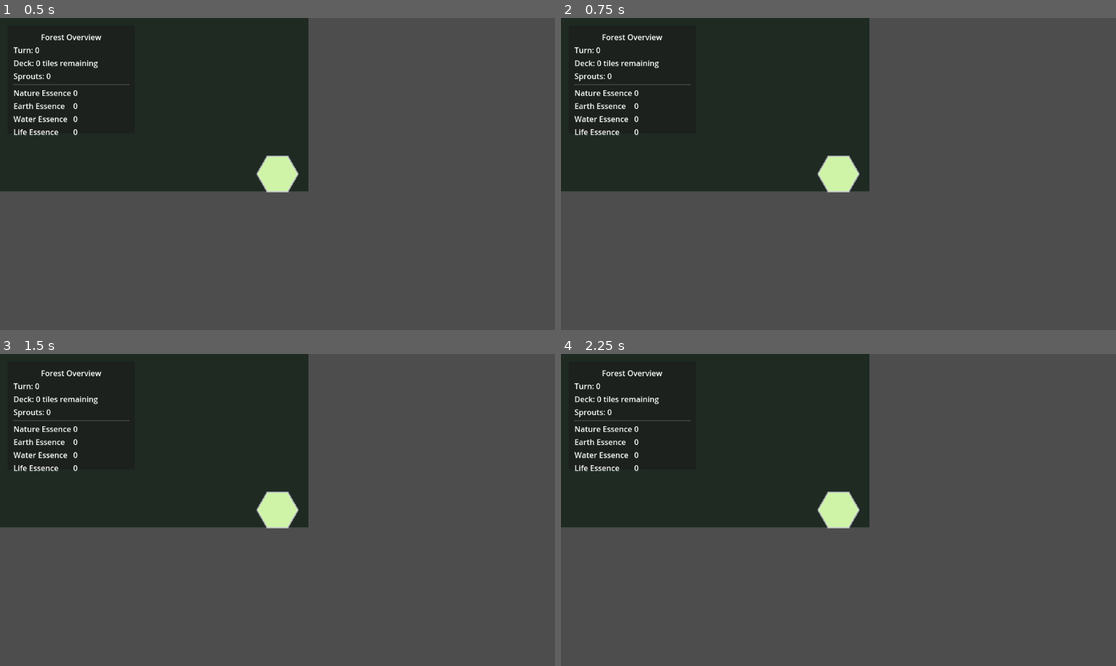
Above: before the commit, frames 1-4 (two rows, left to right).
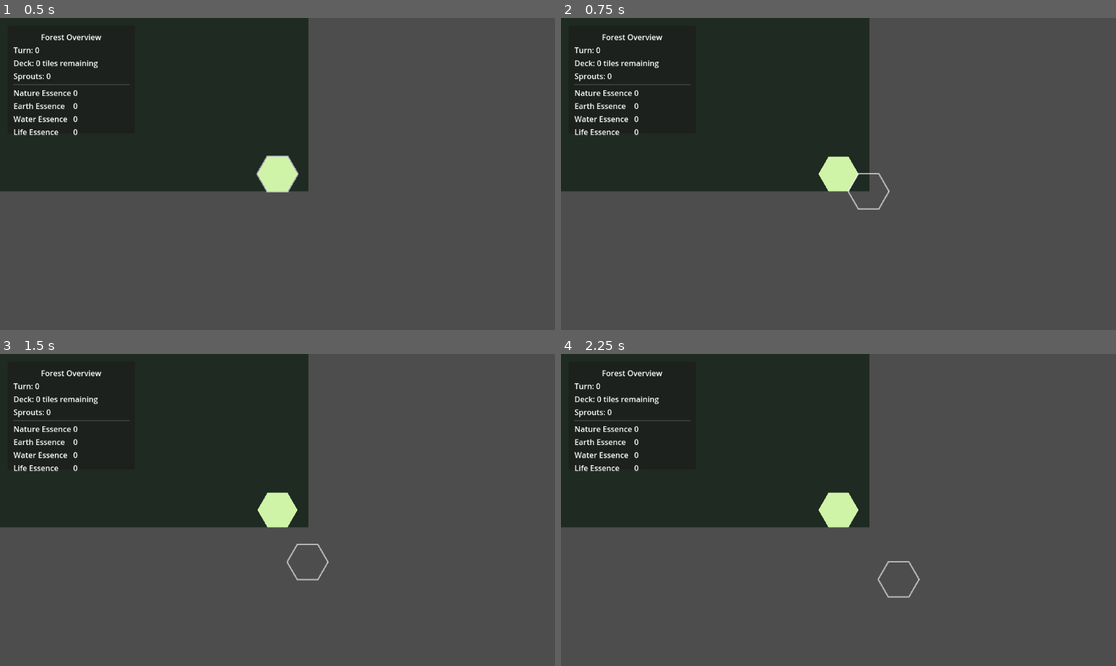
Above: after the commit, the same moments.

Repository: Millstreamu/BumbleJess
Game: Godot game, scene res://scenes/Main.tscn
Two runs of this game, one before a commit and one after it. Both use one fixed random seed, a clock stepped at 60 frames per second and the inputs below.
Inputs:
- Up to frame 1 (0.5 s): no input
- Up to frame 2 (0.75 s): tap Enter at 0.5 s; hold Right (ui_right) from 0.53 s (still down); hold Space (ui_accept) from 0.53 s (still down)
- Up to frame 3 (1.5 s): release Right (ui_right) at 1.28 s; release Space (ui_accept) at 1.28 s; hold Down (ui_down) from 1.28 s (still down); tap Tab at 1.35 s
- Up to frame 4 (2.25 s): tap Space (ui_accept) at 1.52, 1.55, 1.82, 2 s; release Down (ui_down) at 2.03 s; hold Right (ui_right) from 2.03 s (still down); hold Space (ui_accept) from 2.03 s (still down)

Frame 1 is identical in both runs. In frame 2, 0.2% of the frame differs, in the area x 46-60%, y 44-62%; in frame 3, 0.2%, in the area x 46-60%, y 44-73%; in frame 4, 0.2%.
Error before the commit: Parse Error: Cannot infer the type of "pool" variable because the value doesn't have a set type. (res://src/systems/Deck.gd:13)
Error after the commit: Trying to assign value of type 'RunState.gd' to a variable of type 'RunState.gd'. (res://scripts/input/InputController.gd:40)

Commit message:
Fix typed pool access and clean input indentation

Diff:
--- a/scripts/input/InputController.gd
+++ b/scripts/input/InputController.gd
@@ -67,9 +67,9 @@
 			return
 		if event.is_action_pressed("ui_accept"):
 			var selected_type: int = _palette_state.confirm_selection()
-                        if selected_type != CellType.Type.EMPTY and _has_pending_build and _run_state:
-                                var placed: bool = _run_state.try_place_tile(_pending_build_axial, selected_type)
-                                if placed:
+			if selected_type != CellType.Type.EMPTY and _has_pending_build and _run_state:
+				var placed: bool = _run_state.try_place_tile(_pending_build_axial, selected_type)
+				if placed:
 					_has_pending_build = false
 					if _palette_state and _palette_state.has_in_hand():
 						_palette_state.clear_in_hand()
--- a/src/systems/Deck.gd
+++ b/src/systems/Deck.gd
@@ -10,9 +10,12 @@
         var vid := str(chosen.get(cat, ""))
         if vid.is_empty():
             if typeof(tile_variants) == TYPE_DICTIONARY:
-                var pool := tile_variants.get(cat, [])
-                if typeof(pool) == TYPE_ARRAY and pool.size() > 0:
-                    vid = str(pool[0].get("id", ""))
+                var maybe_pool = tile_variants.get(cat, [])
+                if typeof(maybe_pool) == TYPE_ARRAY:
+                    var pool_array := maybe_pool as Array
+                    if pool_array.size() > 0:
+                        var first_variant := pool_array[0] as Dictionary
+                        vid = str(first_variant.get("id", ""))
             if vid.is_empty():
                 push_warning("Missing chosen variant for %s" % cat)
                 continue
--- a/src/ui/Draft.gd
+++ b/src/ui/Draft.gd
@@ -32,11 +32,11 @@
     _render_cards(cat, _choices)
 
 func _sample_three(cat:String) -> Array:
-    var variants := []
+    var variants: Array = []
     if Config.tiles().has("variants"):
-        var pool = Config.tiles()["variants"].get(cat, [])
-        if typeof(pool) == TYPE_ARRAY:
-            variants = pool.duplicate(true)
+        var maybe_pool = Config.tiles()["variants"].get(cat, [])
+        if typeof(maybe_pool) == TYPE_ARRAY:
+            variants = (maybe_pool as Array).duplicate(true)
     var available := variants.size()
     if available <= 0:
         return []
--- a/tests/test_deck_build.gd
+++ b/tests/test_deck_build.gd
@@ -6,9 +6,12 @@
     if typeof(variants) != TYPE_DICTIONARY:
         return chosen
     for cat in Config.tiles().get("categories", []):
-        var pool := variants.get(cat, [])
-        if typeof(pool) == TYPE_ARRAY and pool.size() > 0:
-            chosen[cat] = pool[0].get("id", "")
+        var maybe_pool = variants.get(cat, [])
+        if typeof(maybe_pool) == TYPE_ARRAY:
+            var pool_array := maybe_pool as Array
+            if pool_array.size() > 0:
+                var first_variant := pool_array[0] as Dictionary
+                chosen[cat] = first_variant.get("id", "")
     return chosen
 
 func _distribution_total(dist:Dictionary) -> int:
